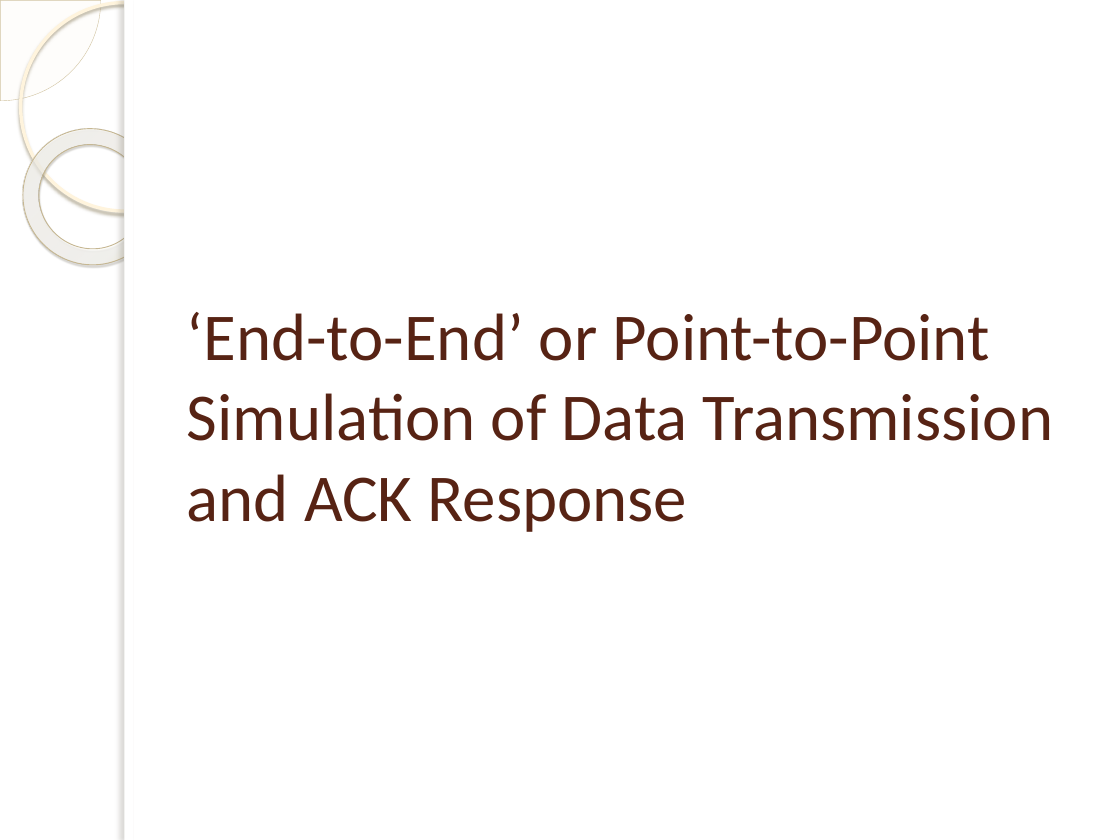
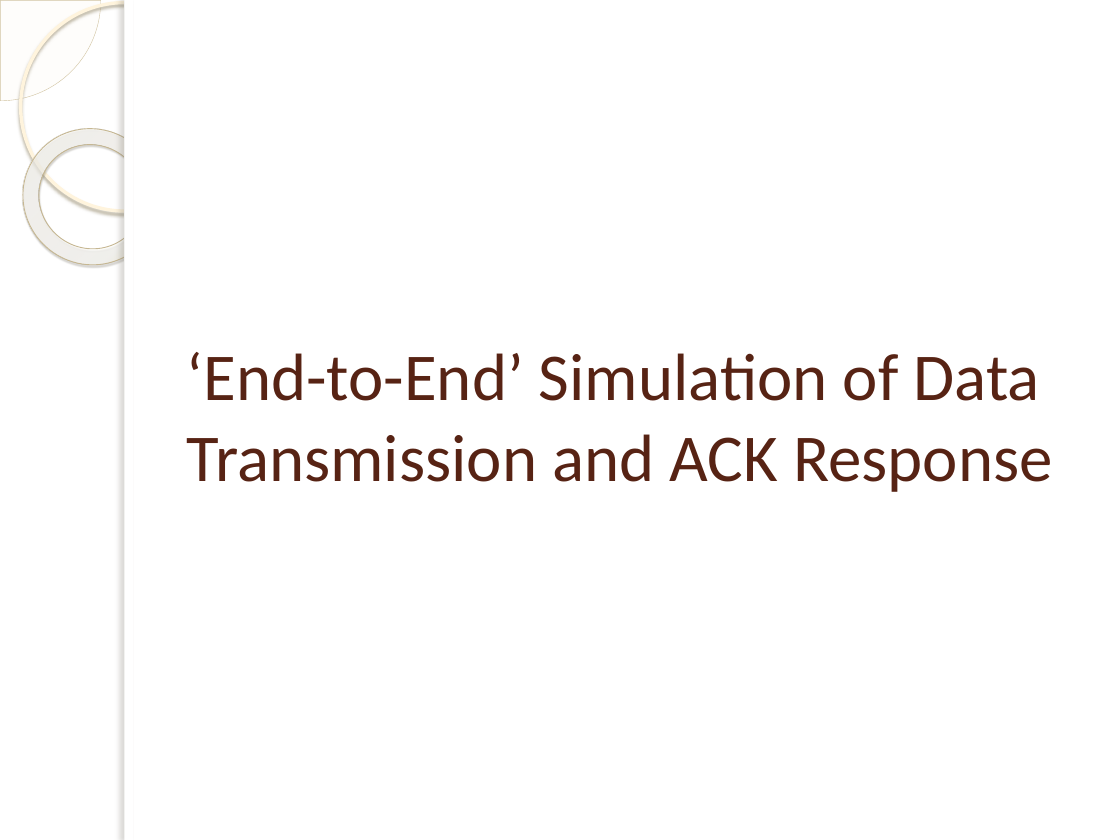
Before and after one commit to isamubr/ece405group6, a slide deck: slide 25 of 4305 Final Presentation.pptx (slide 21 before the commit). Drawn at 1120x840 pixels with LibreOffice and Linux fonts; fonts in the diff are those of the drawing; background and template pictures are left out. Boxes give left, top, right and bottom in pixels: in the first picture for what was removed or moved away, otherwise in the second. Text is boxed around its words. In the diff, an @@ line names an element or a change of style, - is before the commit and + after.

```diff
--- a/4305 Final Presentation.pptx
+++ b/4305 Final Presentation.pptx
@@ title at (x1=187, y1=352, x2=1052, y2=492): text changed @@
-‘End-to-End’ or Point-to-Point Simulation of Data Transmission and ACK Response
+‘End-to-End’ Simulation of Data Transmission and ACK Response
```
Also in this commit, not shown: 8 other slides changed, 5 slides added, 1 slide removed, 2 other files.
